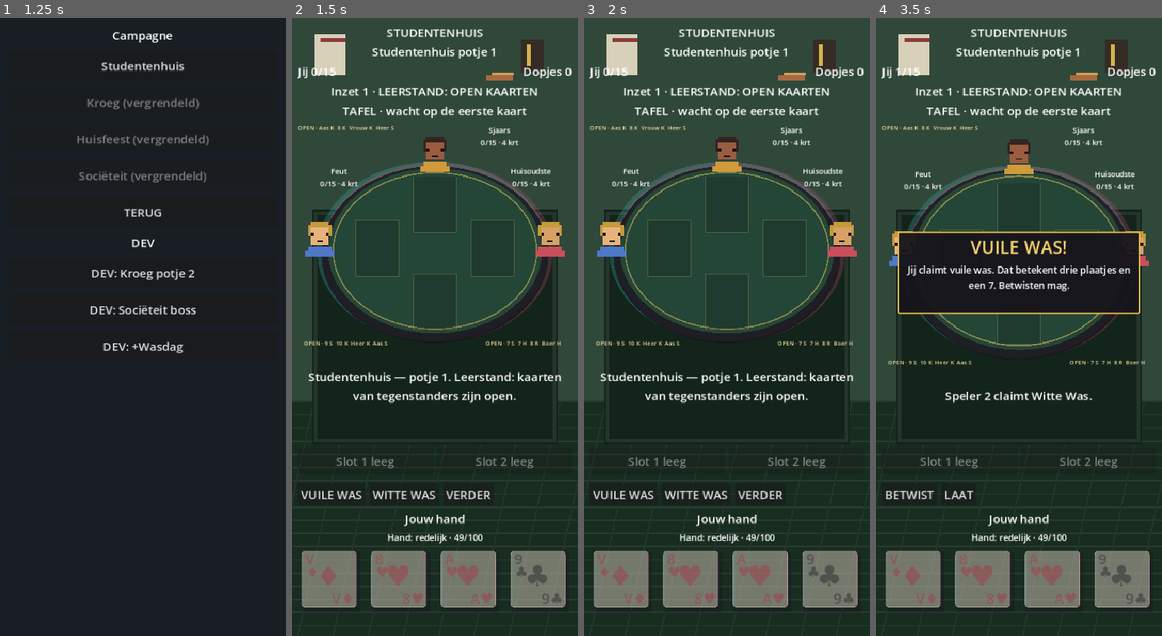
Above: before the commit, frames 1-4 (left to right).
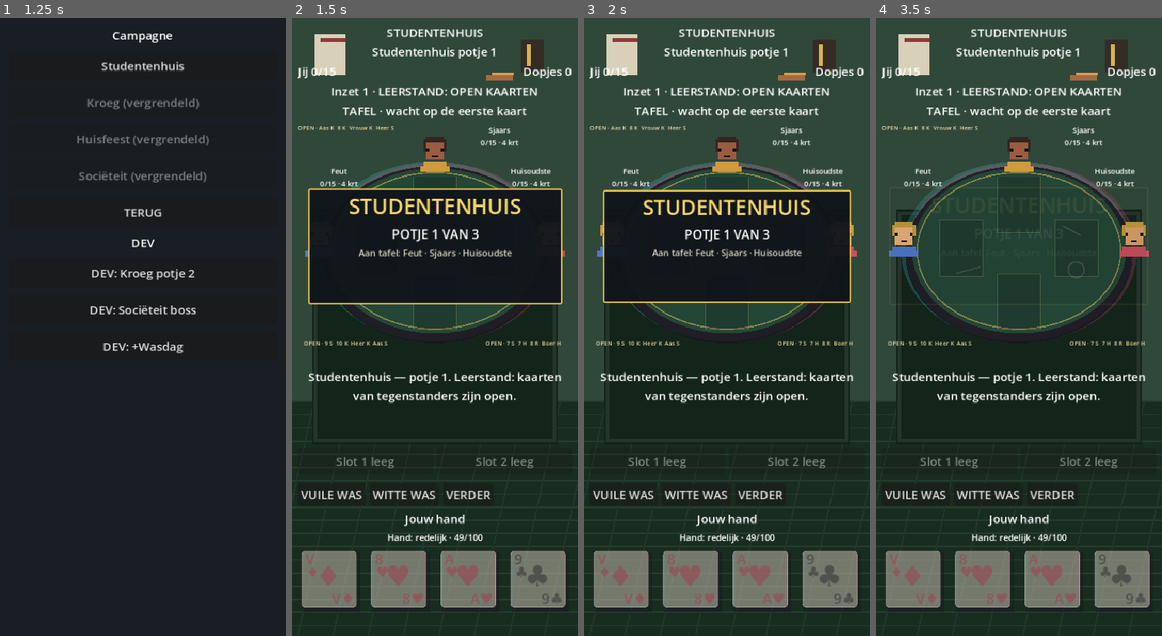
Above: after the commit, the same moments.

Repository: arnaudhfst33/toepnacht
Game: Godot game, scene res://scenes/menu.tscn
Same seed, same stepped clock (60 frames per second), same inputs: the game is played once before the commit and once after it.
Inputs (mouse positions are in pixels of both pictures, inside the frame that each line leads up to):
- Up to frame 1 (1.25 s): click "SPELEN" at 0.5 s
- Up to frame 2 (1.5 s): click "Studentenhuis" at 1.25 s
- Up to frame 3 (2 s): no input
- Up to frame 4 (3.5 s): click "VUILE WAS" at 2 s; click (910, 493) at 2.75 s, where only the run before the commit has a clickable "BETWIST"

Frame 1 is identical in both runs. In frame 2, 15% of the frame differs, in the area x 5-95%, y 27-47%; in frame 3, 15%; in frame 4, 17%, in the area x 3-96%, y 8-78%.

Commit message:
Give each campaign level its own table identity

Diff:
--- a/scripts/ui/pixel_portrait.gd
+++ b/scripts/ui/pixel_portrait.gd
@@ -4,19 +4,23 @@
 var seat_seed: int = 1
 var active: bool = false
 var boss: bool = false
+var location_id: int = LocationId.STUDENTENHUIS
+var role_name: String = ""
 
 
-func configure(p_seed: int, p_active: bool, p_boss: bool = false) -> void:
+func configure(p_seed: int, p_active: bool, p_boss: bool = false, p_location: int = LocationId.STUDENTENHUIS, p_role: String = "") -> void:
 	seat_seed = p_seed
 	active = p_active
 	boss = p_boss
+	location_id = p_location
+	role_name = p_role
 	custom_minimum_size = Vector2(56, 54)
 	queue_redraw()
 
 
 func _draw() -> void:
 	var skin_colors := [Color("d9a066"), Color("e8b37a"), Color("9b5c3f")]
-	var shirt_colors := [Color("c94f5d"), Color("4f78c9"), Color("d19a3a")]
+	var shirt_colors := _shirt_colors()
 	var skin: Color = skin_colors[seat_seed % skin_colors.size()]
 	var shirt: Color = shirt_colors[seat_seed % shirt_colors.size()]
 	var hair := Color("332521") if seat_seed % 2 == 0 else Color("c49a3a")
@@ -30,9 +34,49 @@
 	draw_rect(Rect2(x + 16, 30, 8, 2), outline)
 	draw_rect(Rect2(x + 4, 38, 32, 14), shirt)
 	draw_rect(Rect2(x, 44, 40, 8), shirt)
+	_draw_location_outfit(x, outline)
 	if boss:
 		draw_rect(Rect2(x + 6, 0, 28, 4), Color("f5cf55"))
 		draw_rect(Rect2(x + 10, -4, 4, 8), Color("f5cf55"))
 		draw_rect(Rect2(x + 26, -4, 4, 8), Color("f5cf55"))
 	if active:
 		draw_rect(Rect2(1, 1, size.x - 2, size.y - 2), Color("f6db75"), false, 3.0)
+
+
+func _shirt_colors() -> Array[Color]:
+	match location_id:
+		LocationId.KROEG:
+			return [Color("7b3f2d"), Color("b2763d"), Color("42664f")]
+		LocationId.HUISFEEST:
+			return [Color("df4d85"), Color("4dc7d9"), Color("8f55d1")]
+		LocationId.SOCIETEIT:
+			return [Color("213f68"), Color("6b2438"), Color("2f526f")]
+		_:
+			return [Color("c94f5d"), Color("4f78c9"), Color("d19a3a")]
+
+
+func _draw_location_outfit(x: float, outline: Color) -> void:
+	match location_id:
+		LocationId.KROEG:
+			# Schort, snor en een goud naamplaatje voor de kroegtafel.
+			draw_rect(Rect2(x + 10, 38, 20, 14), Color("e3d8bd"))
+			draw_rect(Rect2(x + 18, 38, 4, 14), Color("6c5137"))
+			draw_rect(Rect2(x + 14, 28, 12, 3), outline)
+			if boss or role_name.to_lower().contains("bar"):
+				draw_rect(Rect2(x + 24, 41, 5, 3), Color("e1b94f"))
+		LocationId.HUISFEEST:
+			# Zonnebril en, bij de DJ, blokvormige koptelefoon.
+			draw_rect(Rect2(x + 7, 18, 26, 5), Color("17151c"))
+			draw_rect(Rect2(x + 11, 19, 6, 3), Color("62dbea"))
+			draw_rect(Rect2(x + 23, 19, 6, 3), Color("ef5b95"))
+			if role_name.to_lower().contains("dj"):
+				draw_rect(Rect2(x + 2, 14, 5, 16), Color("17151c"))
+				draw_rect(Rect2(x + 33, 14, 5, 16), Color("17151c"))
+		LocationId.SOCIETEIT:
+			# Wit overhemd, das en goud detail voor de formele eindtafel.
+			draw_rect(Rect2(x + 13, 38, 14, 14), Color("e8e2d3"))
+			draw_colored_polygon(PackedVector2Array([
+				Vector2(x + 20, 39), Vector2(x + 24, 44), Vector2(x + 20, 51), Vector2(x + 16, 44),
+			]), Color("b5394f"))
+			if boss:
+				draw_line(Vector2(x + 8, 39), Vector2(x + 32, 48), Color("e1bd55"), 2.0)
--- a/scripts/ui/retro_trick_table.gd
+++ b/scripts/ui/retro_trick_table.gd
@@ -25,8 +25,9 @@
 	open_hand_labels.clear()
 
 	for player_id in range(1, ToepenGame.PLAYER_COUNT):
+		var display_name := _opponent_name(names, player_id)
 		var portrait := PixelPortrait.new()
-		portrait.configure(player_id, _active_player_id(game) == player_id, is_boss and player_id == 1)
+		portrait.configure(player_id, _active_player_id(game) == player_id, is_boss and player_id == 1, location_id, display_name)
 		add_child(portrait)
 		portraits[player_id] = portrait
 		var label := Label.new()
@@ -36,7 +37,7 @@
 		var state := "AF" if player.is_eliminated else "%d/15 · %d krt" % [player.penalty_points, player.hand.size()]
 		if not player.is_active_in_round and not player.is_eliminated:
 			state = "%d/15 · PAS" % player.penalty_points
-		label.text = "%s\n%s" % [_opponent_name(names, player_id), state]
+		label.text = "%s\n%s" % [display_name, state]
 		add_child(label)
 		seat_labels[player_id] = label
 		if game.cards_open and not player.is_eliminated:
@@ -107,6 +108,7 @@
 	draw_colored_polygon(_ellipse(center + Vector2(0, 5), radii + Vector2(9, 8)), Color("15131bcc"))
 	draw_colored_polygon(_ellipse(center, radii), _felt_color())
 	draw_polyline(_closed_ellipse(center, radii - Vector2(7, 6)), Color("d6b85b88"), 2.0)
+	_draw_location_details(center, radii)
 	for player_id in ToepenGame.PLAYER_COUNT:
 		var card_center := _card_center(player_id)
 		draw_rect(Rect2(card_center - Vector2(29, 38), Vector2(58, 76)), Color("0d111633"), true)
@@ -123,6 +125,32 @@
 			return Color("193b55")
 		_:
 			return Color("244636")
+
+
+func _draw_location_details(center: Vector2, radii: Vector2) -> void:
+	match location_id:
+		LocationId.KROEG:
+			# Houten kroegtafel met bierringen en onderzetters.
+			for y_offset in [-34.0, 0.0, 34.0]:
+				draw_line(Vector2(center.x - radii.x + 12, center.y + y_offset), Vector2(center.x + radii.x - 12, center.y + y_offset), Color("d59a5a22"), 2.0)
+			draw_arc(center + Vector2(-78, 24), 13, 0, TAU, 18, Color("e5c27a55"), 2.0)
+			draw_rect(Rect2(center + Vector2(70, -43), Vector2(24, 24)), Color("d5b56b44"), true)
+		LocationId.HUISFEEST:
+			# Neon tape en confetti op de feesttafel.
+			draw_line(center + Vector2(-radii.x * 0.7, -radii.y * 0.55), center + Vector2(radii.x * 0.7, radii.y * 0.55), Color("eb4c983d"), 4.0)
+			for offset in [Vector2(-82, -28), Vector2(76, 30), Vector2(-45, 42), Vector2(58, -39)]:
+				draw_rect(Rect2(center + offset, Vector2(5, 9)), Color("56d5dd88"), true)
+		LocationId.SOCIETEIT:
+			# Messing rand en eenvoudig verenigingswapen.
+			draw_polyline(_closed_ellipse(center, radii - Vector2(13, 11)), Color("d9b64c99"), 3.0)
+			draw_colored_polygon(PackedVector2Array([
+				center + Vector2(-12, -14), center + Vector2(12, -14), center + Vector2(9, 10), center, center + Vector2(-9, 10),
+			]), Color("7d294888"))
+		_:
+			# Bekraste studententafel met een pizzavlek en bierring.
+			draw_line(center + Vector2(-86, 31), center + Vector2(-53, 22), Color("e3d79a33"), 2.0)
+			draw_line(center + Vector2(60, -34), center + Vector2(84, -21), Color("e3d79a33"), 2.0)
+			draw_arc(center + Vector2(78, 26), 11, 0, TAU, 16, Color("cda56e44"), 2.0)
 
 
 func _ellipse(center: Vector2, radii: Vector2, points: int = 48) -> PackedVector2Array:
--- a/scripts/ui/table_session.gd
+++ b/scripts/ui/table_session.gd
@@ -47,6 +47,7 @@
 func start_campaign_pot() -> void:
 	tutorial = TutorialDirector.new()
 	visual_trick_cards.clear()
+	presentation_events.clear()
 	game = ToepenGame.new()
 	_configure_campaign_table()
 	game.cards_open = _campaign_cards_are_open()
@@ -56,7 +57,21 @@
 		status_text += " Leerstand: kaarten van tegenstanders zijn open."
 	if flow.campaign.is_boss_potje():
 		status_text += " Boss: %s." % LocationId.boss_name(flow.campaign.location)
-	resolve_ai()
+	_queue_stage_intro()
+	resolve_ai()
+
+
+func _queue_stage_intro() -> void:
+	if flow == null:
+		return
+	presentation_events.append({
+		"type": "stage_intro",
+		"location": LocationId.display_name(flow.campaign.location),
+		"potje": flow.campaign.potje,
+		"boss": flow.campaign.is_boss_potje(),
+		"boss_name": LocationId.boss_name(flow.campaign.location),
+		"opponents": Array(opponent_names),
+	})
 
 
 func _campaign_cards_are_open() -> bool:
--- a/scripts/ui/table_ui.gd
+++ b/scripts/ui/table_ui.gd
@@ -537,6 +537,8 @@
 				await _animate_special_event(event)
 			"decision":
 				await _animate_decision_event(event)
+			"stage_intro":
+				await _animate_stage_intro(event)
 			_:
 				await _animate_play_event(event)
 	animation_running = false
@@ -745,6 +747,55 @@
 	bubble.queue_free()
 
 
+func _animate_stage_intro(event: Dictionary) -> void:
+	_sfx("decision")
+	var panel := PanelContainer.new()
+	panel.mouse_filter = Control.MOUSE_FILTER_IGNORE
+	panel.add_theme_stylebox_override("panel", UiLayout.pixel_panel(Color("10151af5"), Color("e7bd4c")))
+	panel.size = Vector2(minf(338.0, size.x - 28.0), 154)
+	panel.position = Vector2((size.x - panel.size.x) * 0.5, trick_table.global_position.y - global_position.y + trick_table.size.y * 0.28)
+	animation_layer.add_child(panel)
+	var content := VBoxContainer.new()
+	content.add_theme_constant_override("separation", 5)
+	panel.add_child(content)
+	var title := Label.new()
+	title.text = str(event.get("location", "LOCATIE")).to_upper()
+	title.horizontal_alignment = HORIZONTAL_ALIGNMENT_CENTER
+	title.add_theme_font_size_override("font_size", 28)
+	title.add_theme_color_override("font_color", Color("f6d66a"))
+	content.add_child(title)
+	var potje := int(event.get("potje", 1))
+	var subtitle := Label.new()
+	subtitle.text = "BOSS · %s" % str(event.get("boss_name", "")) if bool(event.get("boss", false)) else "POTJE %d VAN 3" % potje
+	subtitle.horizontal_alignment = HORIZONTAL_ALIGNMENT_CENTER
+	subtitle.add_theme_font_size_override("font_size", 17)
+	content.add_child(subtitle)
+	var opponents: Array = event.get("opponents", [])
+	var names := Label.new()
+	names.text = "Aan tafel: " + " · ".join(PackedStringArray(opponents))
+	names.horizontal_alignment = HORIZONTAL_ALIGNMENT_CENTER
+	names.autowrap_mode = TextServer.AUTOWRAP_WORD_SMART
+	names.add_theme_font_size_override("font_size", 12)
+	names.modulate = Color("d8d3bd")
+	content.add_child(names)
+	panel.pivot_offset = panel.size * 0.5
+	panel.scale = Vector2(0.72, 0.72)
+	panel.modulate.a = 0.0
+	var intro := panel.create_tween().set_parallel(true)
+	intro.tween_property(panel, "scale", Vector2.ONE, 0.32).set_trans(Tween.TRANS_BACK).set_ease(Tween.EASE_OUT)
+	intro.tween_property(panel, "modulate:a", 1.0, 0.12)
+	await intro.finished
+	var hold_time := 1.65
+	if session.flow != null and str(session.flow.campaign.settings.get("animation_speed", "normal")) == "fast":
+		hold_time = 0.8
+	await get_tree().create_timer(hold_time).timeout
+	var outro := panel.create_tween().set_parallel(true)
+	outro.tween_property(panel, "scale", Vector2(1.05, 1.05), 0.2)
+	outro.tween_property(panel, "modulate:a", 0.0, 0.2)
+	await outro.finished
+	panel.queue_free()
+
+
 func _tips_enabled() -> bool:
 	if session == null or session.flow == null:
 		return true
--- a/tests/layout_tests.gd
+++ b/tests/layout_tests.gd
@@ -12,6 +12,7 @@
 	_test_fill_rect_margins()
 	_test_bottom_safe_margin()
 	_test_visual_playing_card()
+	_test_location_portrait_style()
 	_test_retro_trick_table_seats()
 	_test_new_placeholder_screens()
 	print("")
@@ -60,6 +61,14 @@
 	face.free()
 
 
+func _test_location_portrait_style() -> void:
+	var portrait := PixelPortrait.new()
+	portrait.configure(1, true, true, LocationId.KROEG, "De Barman")
+	_expect(portrait.location_id == LocationId.KROEG, "portrait keeps its location outfit")
+	_expect(portrait.role_name == "De Barman" and portrait.boss, "portrait keeps role and boss styling")
+	portrait.free()
+
+
 func _test_retro_trick_table_seats() -> void:
 	var table := RetroTrickTable.new()
 	table.size = Vector2(360, 245)
--- a/tests/task05_tests.gd
+++ b/tests/task05_tests.gd
@@ -14,6 +14,7 @@
 	_test_loss_resets_only_current_location()
 	_test_replay_unlocked_location()
 	_test_ai_location_profiles()
+	_test_campaign_pot_queues_stage_intro()
 	_test_praeses_stronger_than_baseline()
 	_test_seeded_ai_decisions()
 	_test_tutorials_3_to_7()
@@ -190,6 +191,20 @@
 	_expect(AiProfile.regelaar().knock_scale > AiProfile.barman().knock_scale, "Regelaar knocks more aggressively")
 
 
+func _test_campaign_pot_queues_stage_intro() -> void:
+	var flow := _mem_flow()
+	flow.campaign.highest_unlocked_location = LocationId.KROEG
+	flow.start_new_run(LocationId.KROEG)
+	var session := TableSession.new()
+	session.bind_campaign(flow)
+	session.start_campaign_pot()
+	var events := session.take_presentation_events()
+	_expect_eq(events.size(), 1, "campaign pot queues one stage intro before play")
+	_expect_eq(str(events[0].get("type", "")), "stage_intro", "campaign intro uses stage-intro presentation")
+	_expect_eq(str(events[0].get("location", "")), "Kroeg", "stage intro names the selected location")
+	_expect_eq((events[0].get("opponents", []) as Array).size(), 3, "stage intro lists all three opponents")
+
+
 func _test_praeses_stronger_than_baseline() -> void:
 	_expect(AiProfile.praeses().decision_strength() > AiProfile.studentenhuis_potje1().decision_strength(), "Praeses stronger decision metric than Studentenhuis baseline")
 	_expect(AiProfile.praeses().public_memory_weight > AiProfile.studentenhuis_potje1().public_memory_weight, "Praeses uses more public memory")
